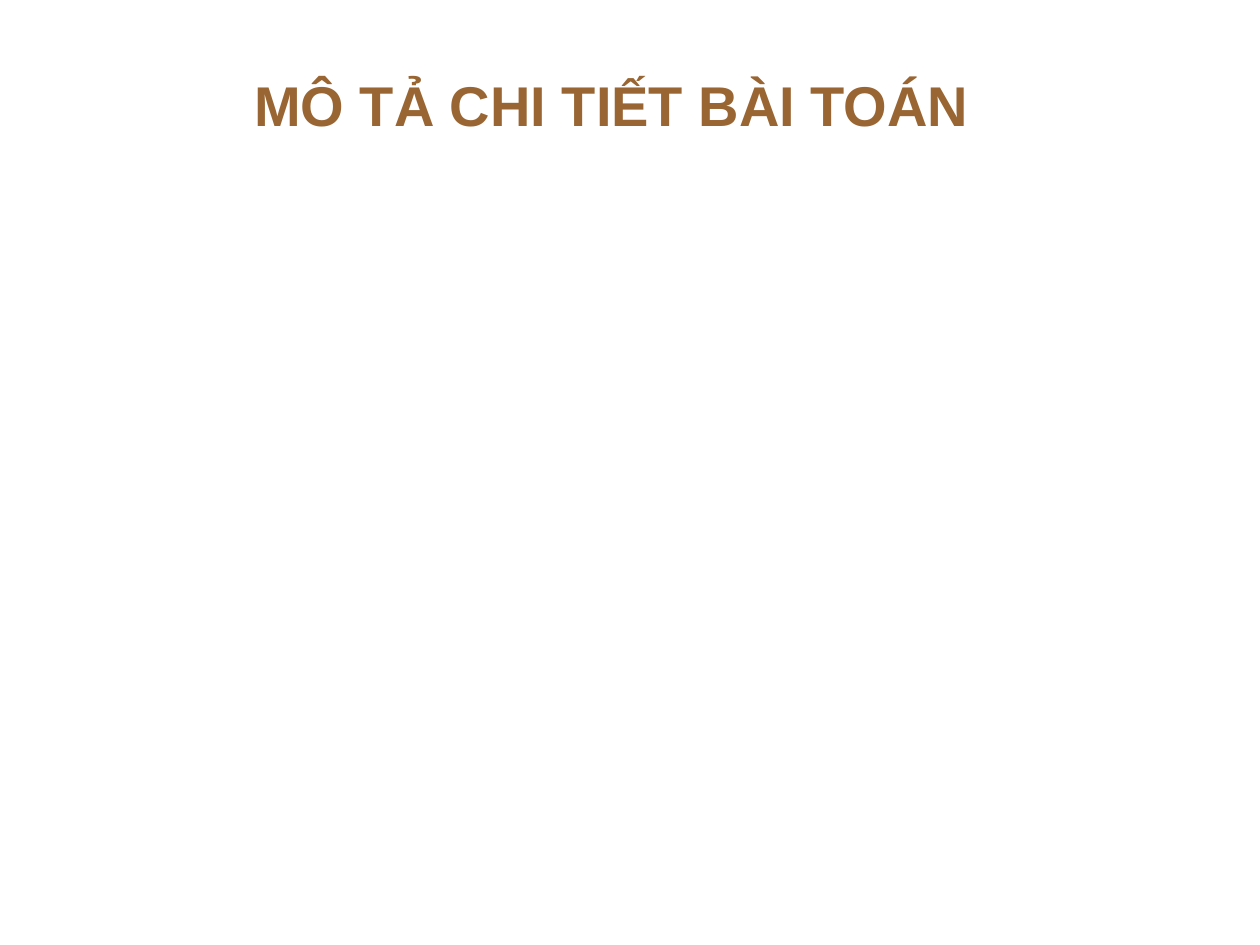
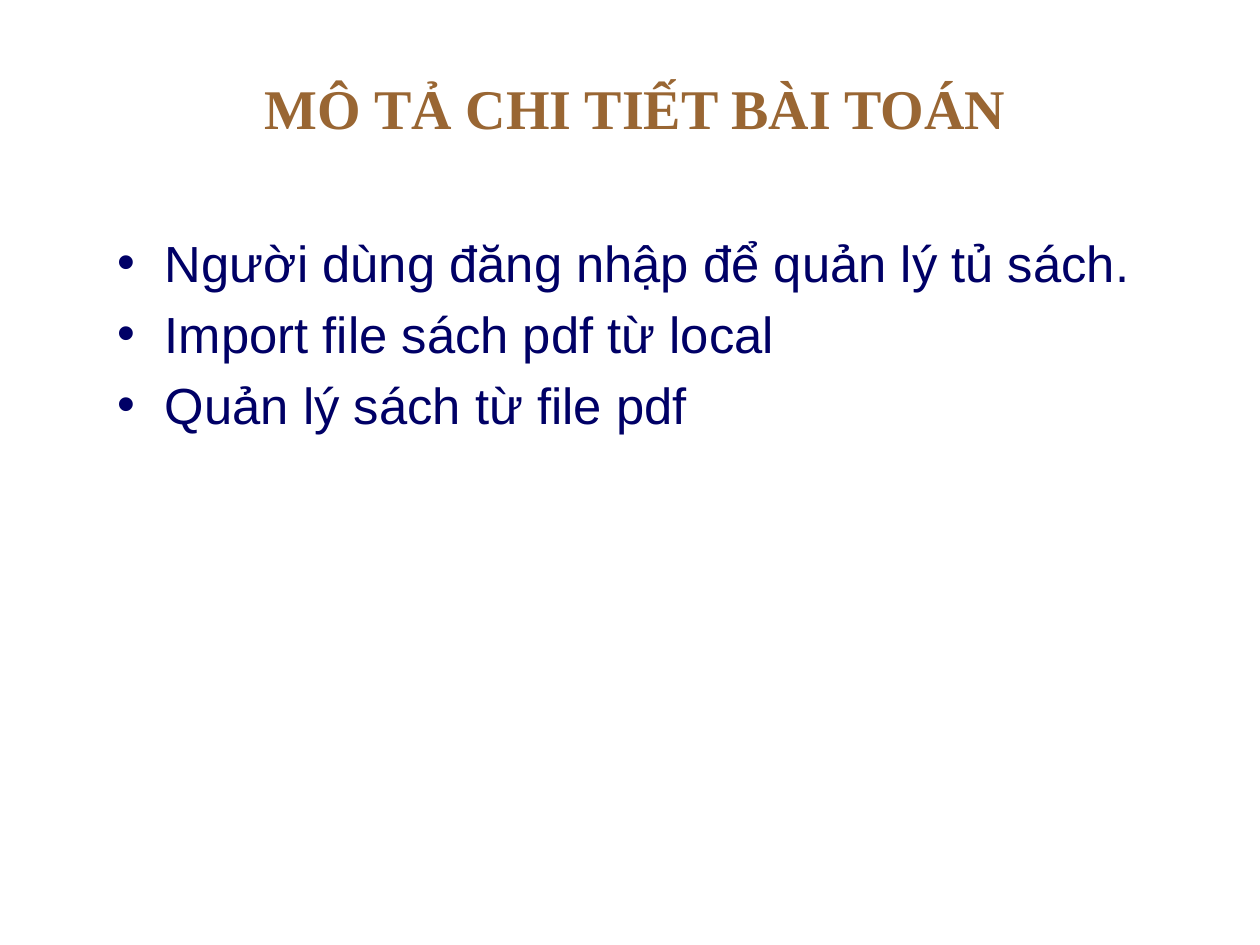
Before and after one commit to xhaitungx/pdf-reader, a slide deck: slide 6 of Mau Slide Powerpoint Dai hoc Can Tho CTU.pptx. Drawn at 1260x945 pixels with LibreOffice and Linux fonts; fonts in the diff are those of the drawing; background and template pictures are left out. Boxes give left, top, right and bottom in pixels: in the first picture for what was removed or moved away, otherwise in the second. Text is boxed around its words. In the diff, an @@ line names an element or a change of style, - is before the commit and + after.

```diff
--- a/Mau Slide Powerpoint Dai hoc Can Tho CTU.pptx
+++ b/Mau Slide Powerpoint Dai hoc Can Tho CTU.pptx
@@ title "MÔ TẢ CHI TIẾT BÀI ...": place and size @@
-title "MÔ TẢ CHI TIẾT BÀI ..." at [254, 82, 969, 127]
+title "MÔ TẢ CHI TIẾT BÀI ..." at [265, 86, 1005, 130]
@@ title "MÔ TẢ CHI TIẾT BÀI ..." at [265, 86, 1005, 130]: font Arial to Times New Roman @@
@@ text added at [165, 241, 1129, 434], 29 pt, text #000066 @@
+• Người dùng đăng nhập để quản lý tủ sách.
+• Import file sách pdf từ local
+• Quản lý sách từ file pdf
```
Also in this commit, not shown: 6 other slides changed, 1 slide added, 14 slides removed, 3 other files.
